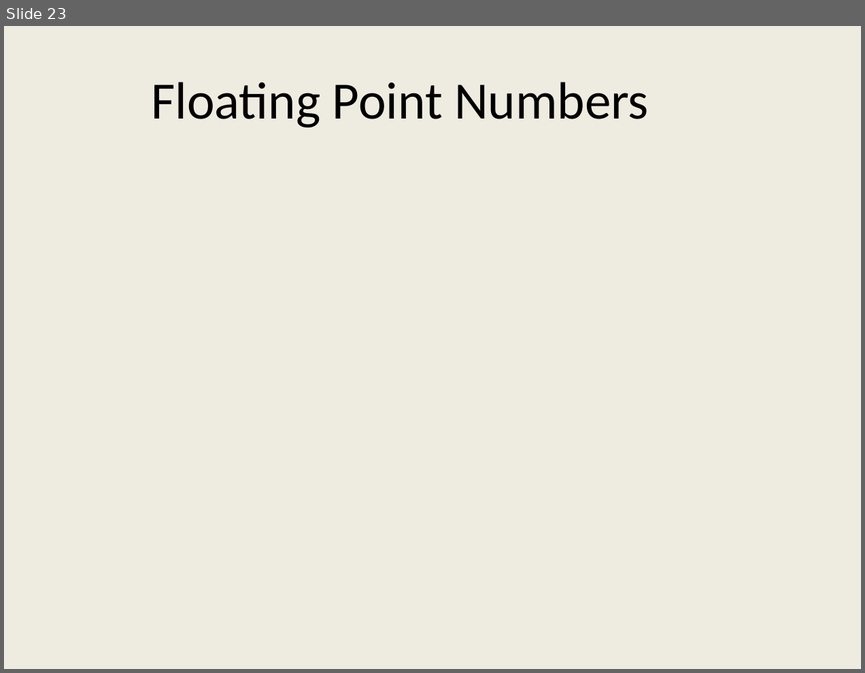
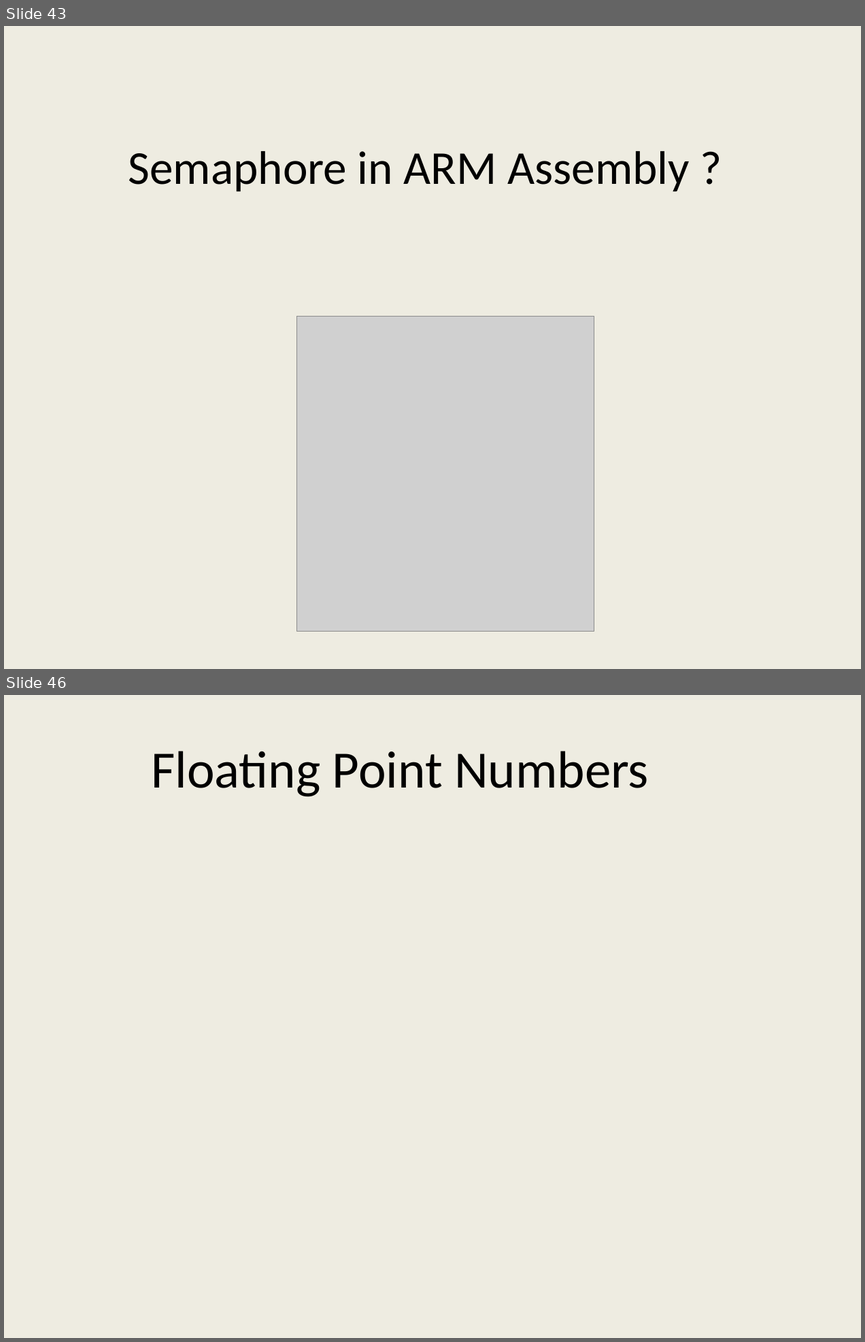
Before and after one commit to girishsukukumar/ARM-Architecture, a slide deck: Module-5.pptx. Shown one above the other, each under a label of ours: slide 23 before the commit, slides 43 and 46 after it; the slides between them are not shown. The pictures are 865x673 and 865x1342 pixels, drawn with LibreOffice and Linux fonts; fonts in the diff are those of the drawing; grey boxes stand for pictures. Boxes give left, top, right and bottom in pixels: in the first picture for what was removed or moved away, otherwise in the second. Text is boxed around its words. In the diff, an @@ line names an element or a change of style, - is before the commit and + after.

```diff
--- a/Module-5.pptx
+++ b/Module-5.pptx
@@ slide 43 added at [4,26,861,669], background #EEECE1 @@
@@ title added at [128,151,689,192], 39.6 pt, text #000000 @@
+Semaphore in ARM Assembly ?
@@ picture added at [297,316,594,631] @@
@@ what was slide 23 is now slide 46 @@
```
Also in this commit, not shown: 6 slides changed, 23 other slides added, 1 slide removed.
